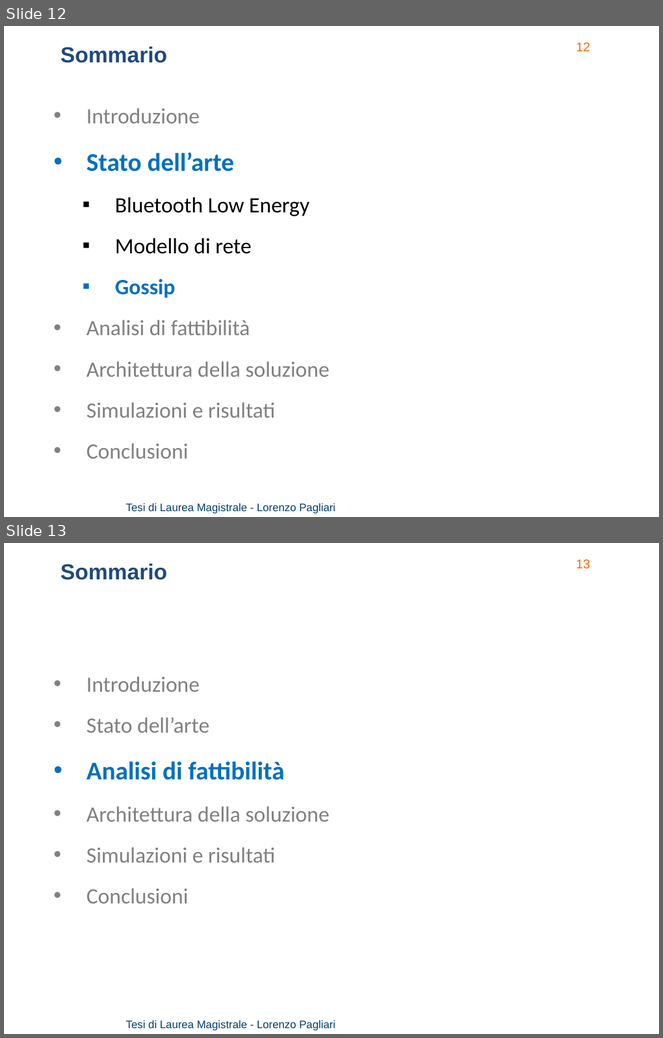
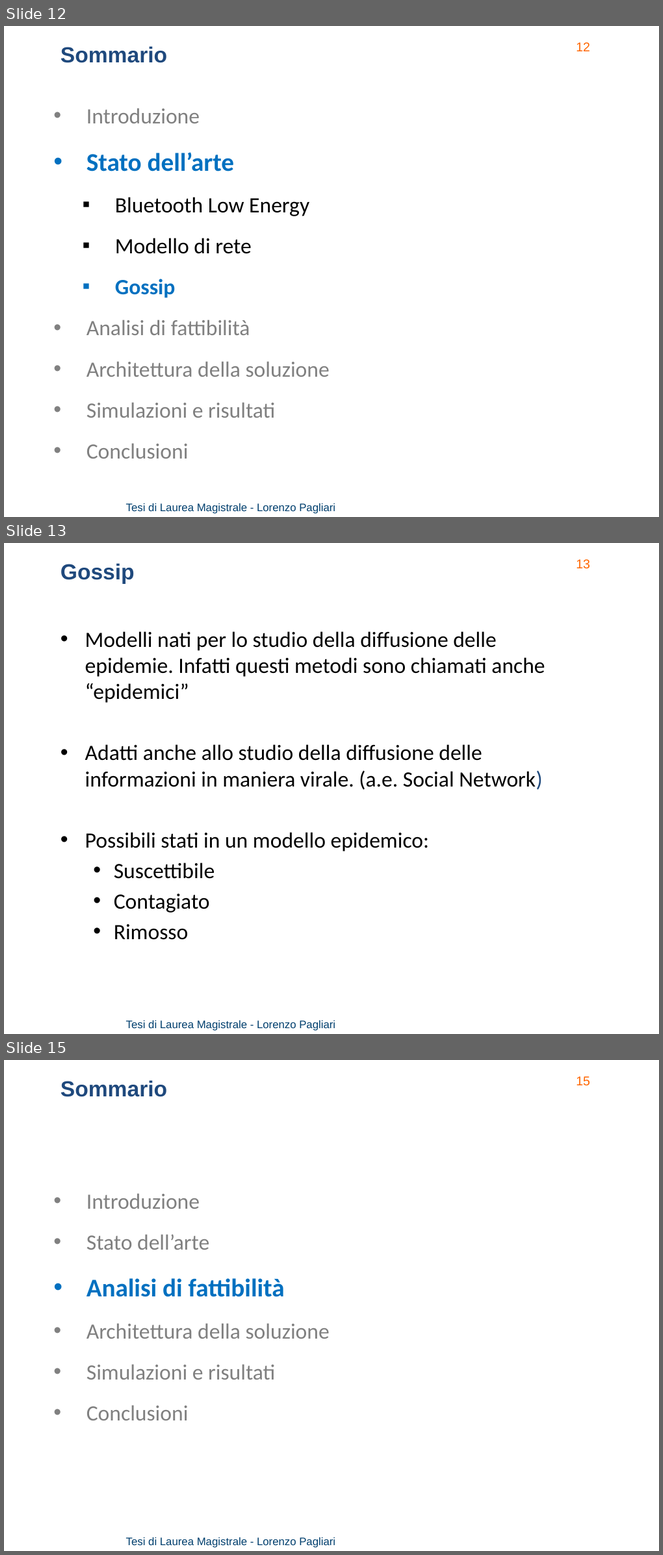
Before and after one commit to lorenzo-pagliari/Tesi, a slide deck: presentazione/Pagliari Lorenzo presentazione.pptx. Shown one above the other, each under a label of ours: slides 12 and 13 before the commit, slides 12, 13 and 15 after it; the slides between them are not shown. The pictures are 663x1038 and 663x1555 pixels, drawn with LibreOffice and Linux fonts; fonts in the diff are those of the drawing; background and template pictures are left out. Boxes give left, top, right and bottom in pixels: in the first picture for what was removed or moved away, otherwise in the second. Text is boxed around its words. In the diff, an @@ line names an element or a change of style, - is before the commit and + after.

```diff
--- a/presentazione/Pagliari Lorenzo presentazione.pptx
+++ b/presentazione/Pagliari Lorenzo presentazione.pptx
@@ slide 13 added at (x1=4, y1=543, x2=659, y2=1034), background picture (left out); not listed: 2 template elements that a slide beside it also shows @@
@@ text added at (x1=61, y1=563, x2=135, y2=584), 24 pt, text #1F497D, bold @@
+Gossip
@@ text added at (x1=85, y1=631, x2=545, y2=940), 24 pt, text #000000 @@
+• Modelli nati per lo studio della diffusione delle epidemie. Infatti questi metodi sono chiamati anche “epidemici”
+• Adatti anche allo studio della diffusione delle informazioni in maniera virale. (a.e. Social Network)
+• Possibili stati in un modello epidemico:
+  • Suscettibile
+  • Contagiato
+  • Rimosso
@@ what was slide 13 is now slide 15 @@
@@ page number at (x1=576, y1=1076, x2=590, y2=1086): text changed @@
-13
+15
```
Also in this commit, not shown: 1 slide changed, 5 other slides added, 12 slides removed, 3 other files.
